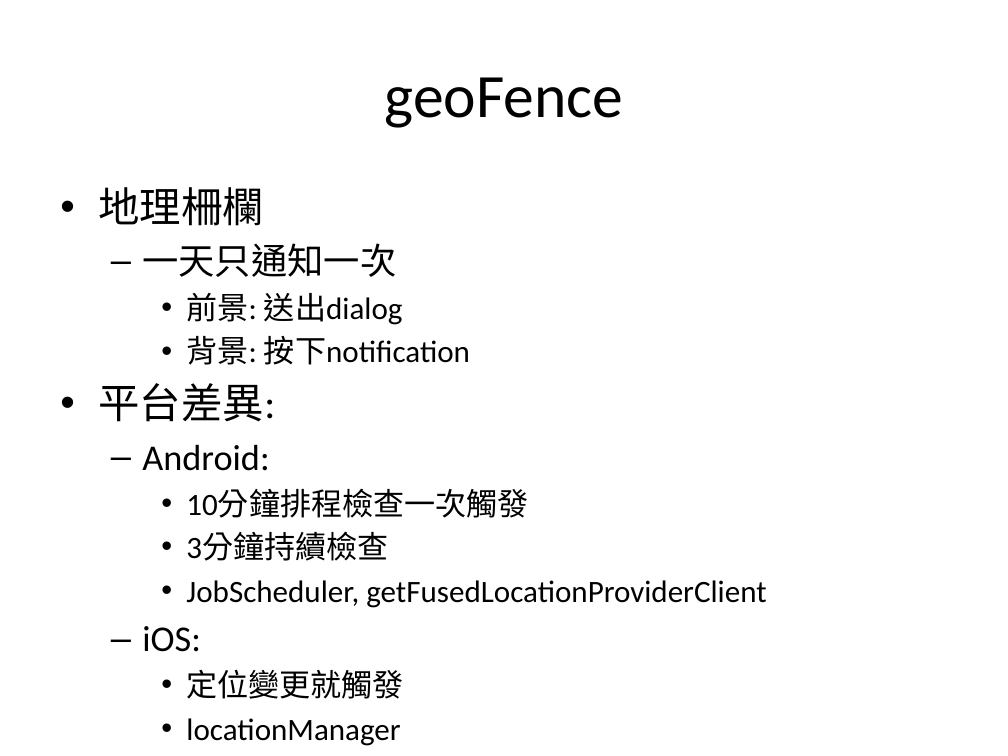
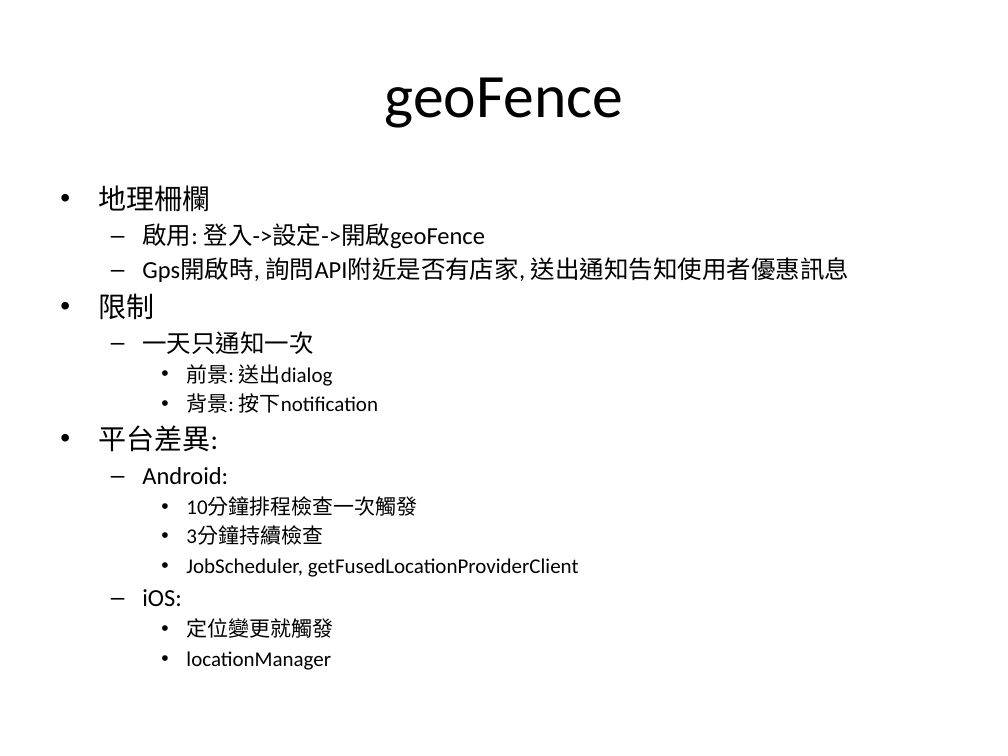
Before and after one commit to kodakjerec/myWebView, a slide deck: slide 15 of sequence/SCMobile負責項目.pptx (slide 6 before the commit). Drawn at 1008x756 pixels with LibreOffice and Linux fonts; fonts in the diff are those of the drawing. Boxes give left, top, right and bottom in pixels: in the first picture for what was removed or moved away, otherwise in the second. Text is boxed around its words. In the diff, an @@ line names an element or a change of style, - is before the commit and + after.

```diff
--- a/sequence/SCMobile負責項目.pptx
+++ b/sequence/SCMobile負責項目.pptx
@@ text at (x1=98, y1=185, x2=579, y2=670): size 29.6 to 20 pt in "地理柵欄", "平台差異:"; size 25.9 to 17.5 pt in "一天只通知一次", "Android:", "iOS:"; size 22.2 to 15 pt in "前景: 送出dialog", "背景: 按下notification", "10分鐘排程檢查一次觸發", "3分鐘持續檢查" and 3 more places; less space between paragraphs @@
@@ text at (x1=98, y1=223, x2=849, y2=320): paragraphs added @@
+  – 啟用: 登入->設定->開啟geoFence
+  – Gps開啟時, 詢問API附近是否有店家, 送出通知告知使用者優惠訊息
+• 限制
```
Also in this commit, not shown: 4 other slides changed, 16 slides added, 1 slide removed, 11 other files.
